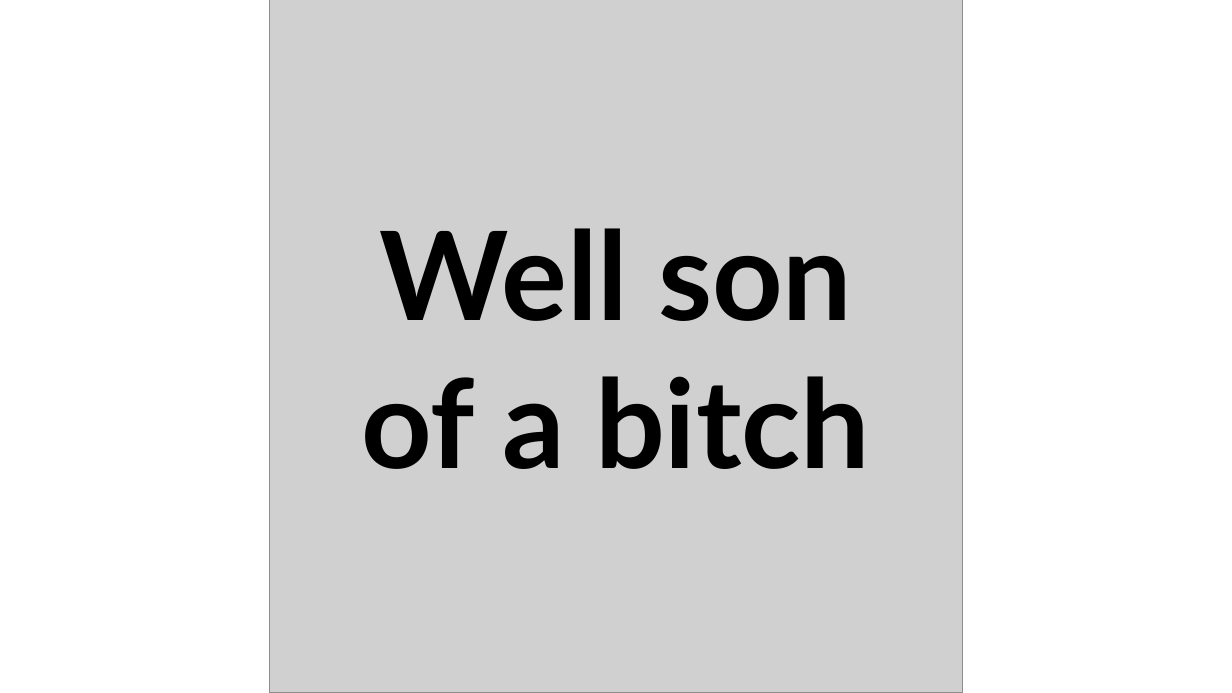
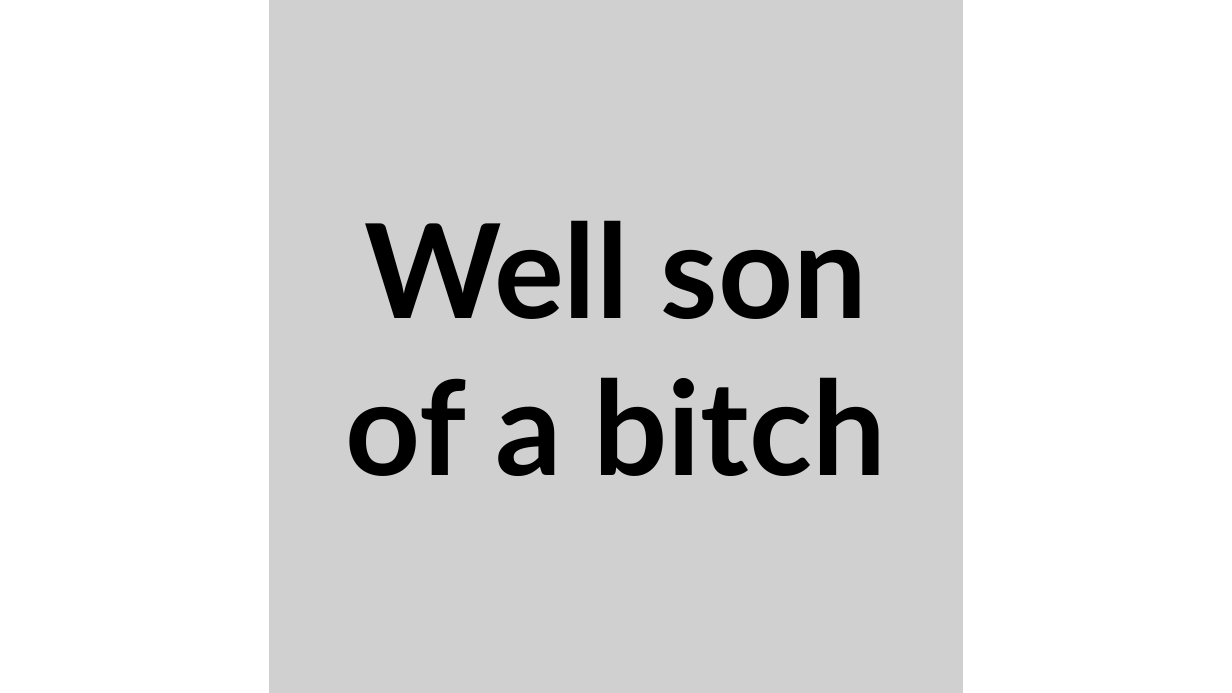
Before and after one commit to TomerRonen34/ton_soundboard, a slide deck: slide 11 of ton_soundboard/static/editing buttons.pptx. Drawn at 1232x693 pixels with LibreOffice and Linux fonts; fonts in the diff are those of the drawing; grey boxes stand for pictures. Boxes give left, top, right and bottom in pixels: in the first picture for what was removed or moved away, otherwise in the second. Text is boxed around its words. In the diff, an @@ line names an element or a change of style, - is before the commit and + after.

```diff
--- a/ton_soundboard/static/editing buttons.pptx
+++ b/ton_soundboard/static/editing buttons.pptx
@@ text "Well son of a bitch": place and size @@
-text "Well son of a bitch" at box(362, 228, 870, 469)
+text "Well son of a bitch" at box(346, 220, 887, 476)
@@ text "Well son of a bitch" at box(346, 220, 887, 476): size 96 to 102 pt @@
```
Also in this commit, not shown: 8 other slides changed, 1 slide added, 1 slide removed, 14 other files.
